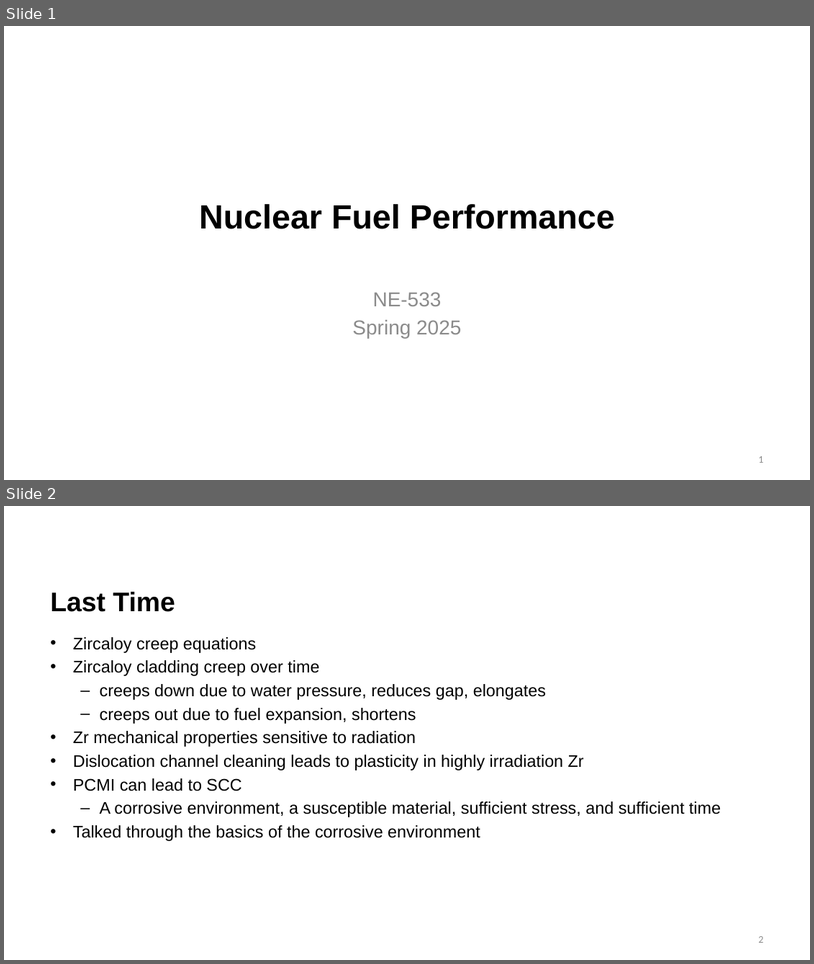
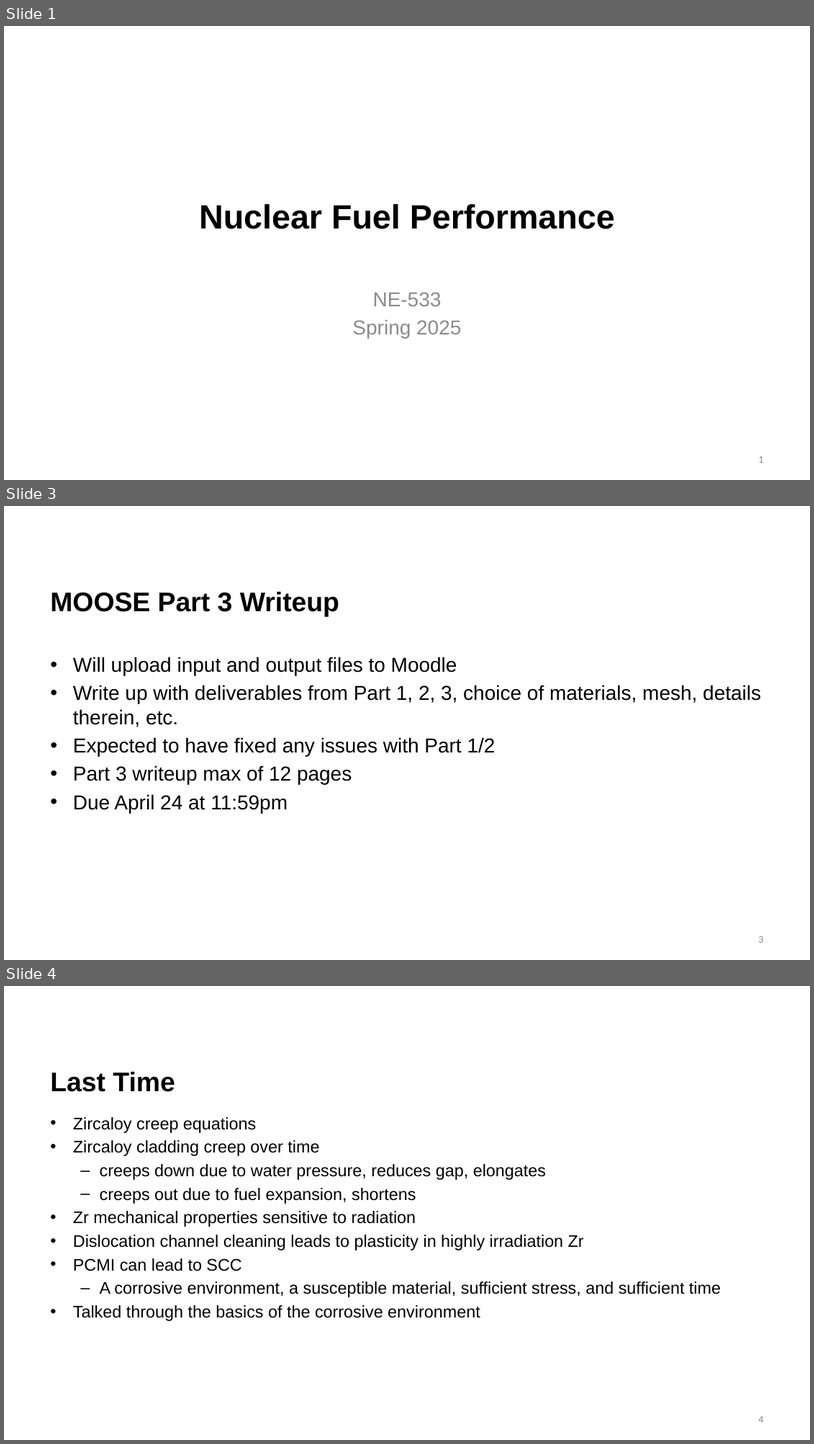
Before and after one commit to benbeeler/TEACHING, a slide deck: Nuclear_Fuel_Performance/NE533_Spring2025/Module3/Lec15_PCI.pptx. Shown one above the other, each under a label of ours: slides 1 and 2 before the commit, slides 1, 3 and 4 after it; the slides between them are not shown. The pictures are 814x964 and 814x1444 pixels, drawn with LibreOffice and Linux fonts; fonts in the diff are those of the drawing; background and template pictures are left out. Boxes give left, top, right and bottom in pixels: in the first picture for what was removed or moved away, otherwise in the second. Text is boxed around its words. In the diff, an @@ line names an element or a change of style, - is before the commit and + after.

```diff
--- a/Nuclear_Fuel_Performance/NE533_Spring2025/Module3/Lec15_PCI.pptx
+++ b/Nuclear_Fuel_Performance/NE533_Spring2025/Module3/Lec15_PCI.pptx
@@ slide 3 added at <box>4,506,810,960</box>, background #FFFFFF @@
@@ title added at <box>50,592,340,617</box>, 32 pt, text #000000, bold @@
+MOOSE Part 3 Writeup
@@ text added at <box>73,656,761,813</box>, 24 pt, text #000000 @@
+• Will upload input and output files to Moodle
+• Write up with deliverables from Part 1, 2, 3, choice of materials, mesh, details therein, etc.
+• Expected to have fixed any issues with Part 1/2
+• Part 3 writeup max of 12 pages
+• Due April 24 at 11:59pm
@@ page number added at <box>759,936,764,942</box>, 12 pt, text #8C8C8C @@
+3
@@ what was slide 2 is now slide 4 @@
@@ page number at <box>759,1416,764,1422</box>: text changed @@
-2
+4
```
Also in this commit, not shown: 7 slides changed, 1 other slide added, 3 other files.
